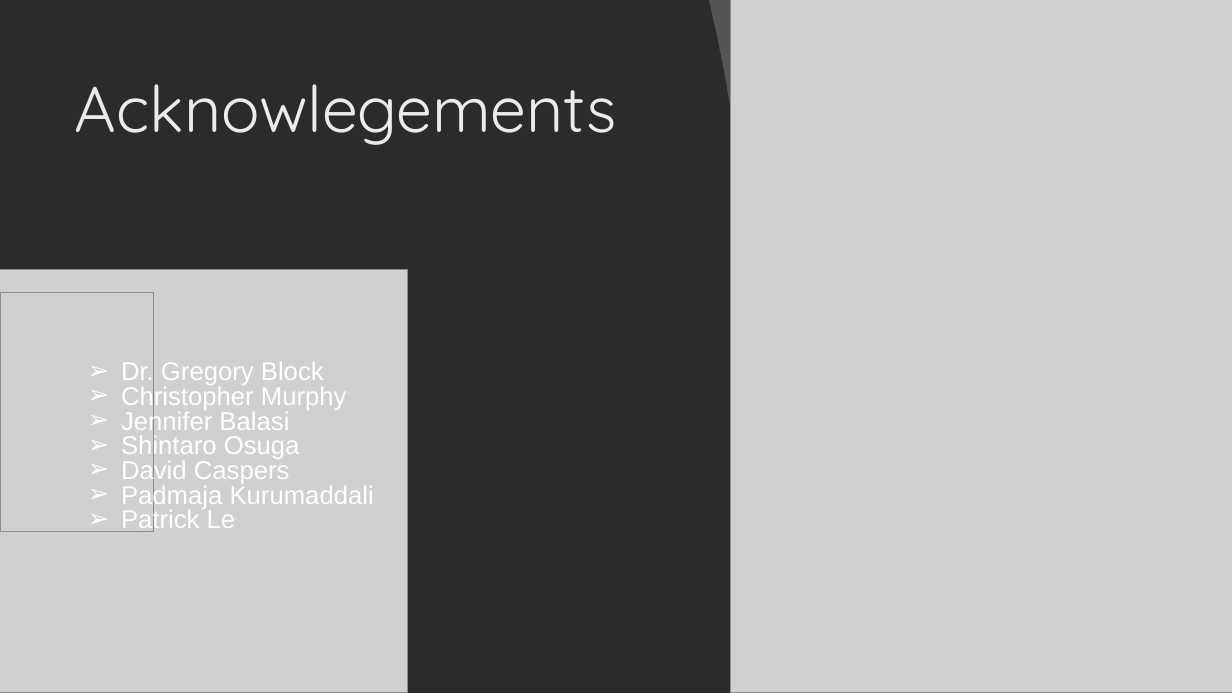
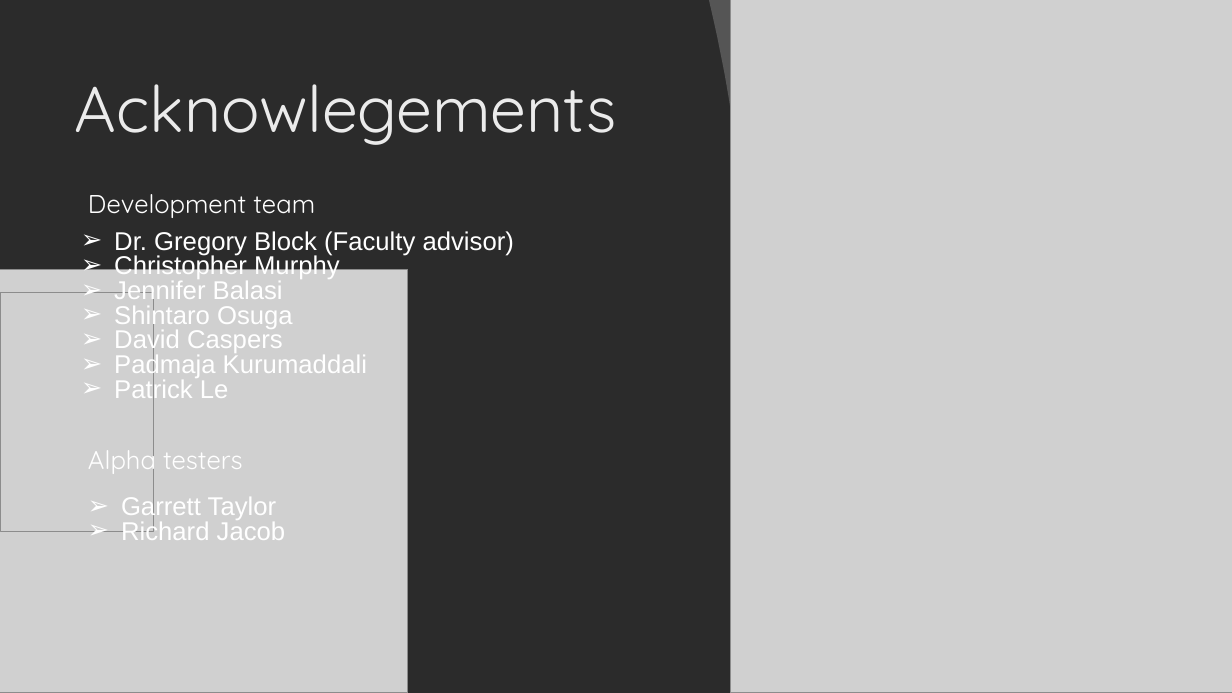
Before and after one commit to piggyatbaqaqi/skol, a slide deck: slide 16 of docs/MASMC2026/Building the Synoptic Key of Life website_ an independent study.pptx (slide 10 before the commit). Drawn at 1232x693 pixels with LibreOffice and Linux fonts; fonts in the diff are those of the drawing; grey boxes stand for pictures; background and template pictures are left out; a plain dark background stands for a picture behind light text. Boxes give left, top, right and bottom in pixels: in the first picture for what was removed or moved away, otherwise in the second. Text is boxed around its words. In the diff, an @@ line names an element or a change of style, - is before the commit and + after.

Commit message:
Change 2 slides of text to illustrations.

```diff
--- a/docs/MASMC2026/Building the Synoptic Key of Life website_ an independent study.pptx
+++ b/docs/MASMC2026/Building the Synoptic Key of Life website_ an independent study.pptx
@@ text added at (88,194,315,218), 20 pt, text #FFFFFF @@
+Development team
@@ subtitle "Dr. Gregory Block (Faculty advisor)": place and size @@
-subtitle "Dr. Gregory Block (Faculty advisor)" at (121,360,374,532)
+subtitle "Dr. Gregory Block (Faculty advisor)" at (114,231,514,404)
@@ subtitle at (114,231,514,256): text changed @@
-➢ Dr. Gregory Block
+➢ Dr. Gregory Block (Faculty advisor)
@@ text added at (88,442,243,476), 20 pt, text #FFFFFF @@
+Alpha testers
@@ subtitle added at (121,494,286,540), 20 pt, text #FFFFFF @@
+➢ Garrett Taylor
+➢ Richard Jacob
```
Also in this commit, not shown: 6 other slides changed, 8 slides added, 11 other files.
